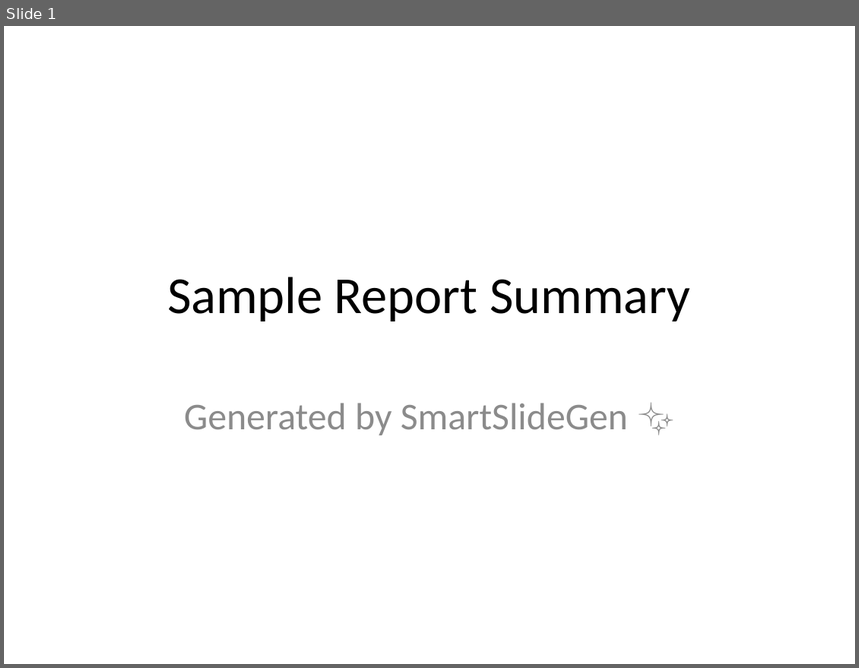
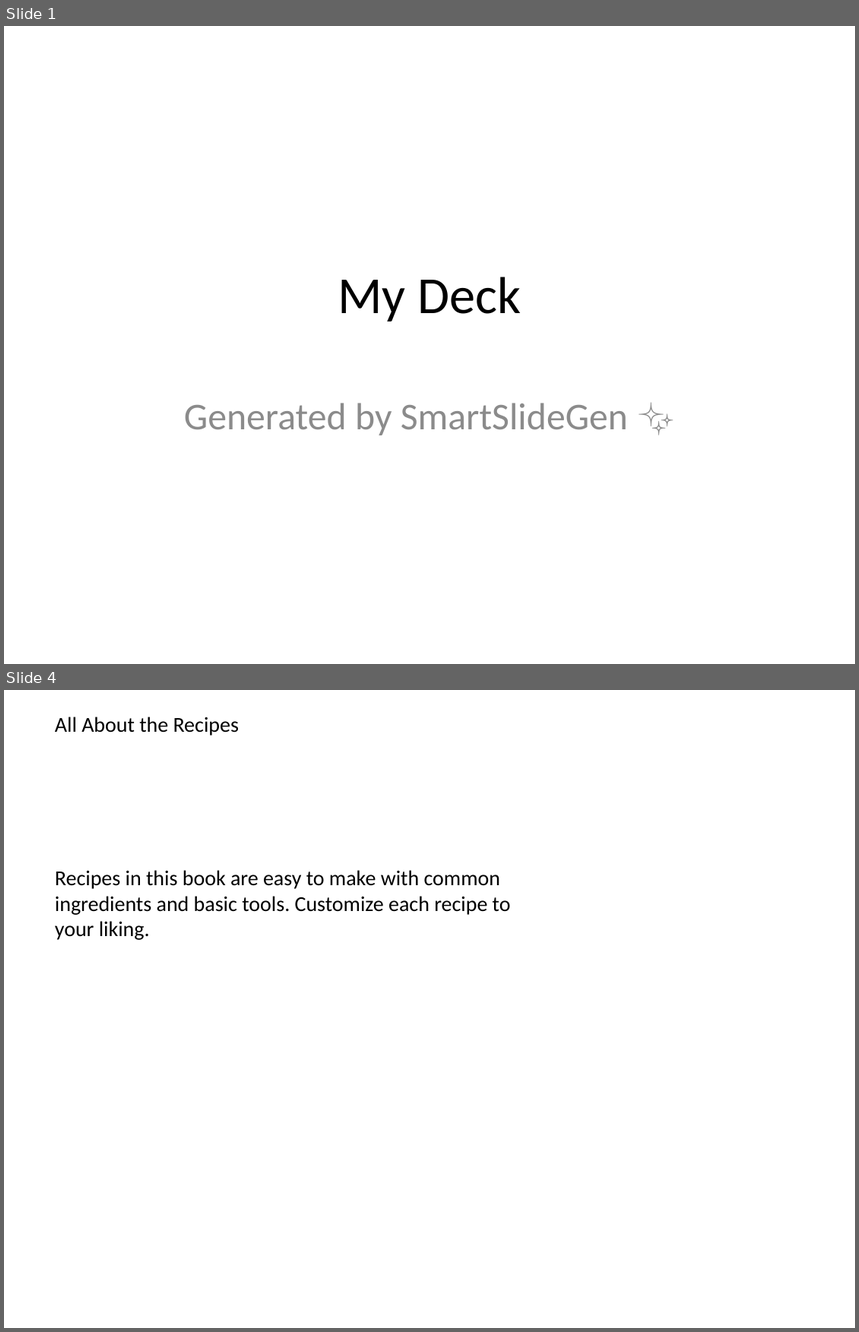
Before and after one commit to abhishek-bagepalli/The-Slide-Whisperer, a slide deck: output.pptx. Shown one above the other, each under a label of ours: slide 1 before the commit, slides 1 and 4 after it; the slides between them are not shown. The pictures are 859x668 and 859x1332 pixels, drawn with LibreOffice and Linux fonts; fonts in the diff are those of the drawing. Boxes give left, top, right and bottom in pixels: in the first picture for what was removed or moved away, otherwise in the second. Text is boxed around its words. In the diff, an @@ line names an element or a change of style, - is before the commit and + after.

```diff
--- a/output.pptx
+++ b/output.pptx
@@ slide 4 added at [4, 690, 855, 1328], background #FFFFFF @@
@@ text added at [55, 717, 239, 736], 18 pt, text #000000 @@
+All About the Recipes
@@ text added at [55, 870, 511, 940], 18 pt, text #000000 @@
+Recipes in this book are easy to make with common ingredients and basic tools. Customize each recipe to your liking.
@@ slide 1 changed as well @@
@@ title at [338, 277, 521, 322]: text changed @@
-Sample Report Summary
+My Deck
```
Also in this commit, not shown: 7 other slides added, 5 slides removed, 14 other files.
